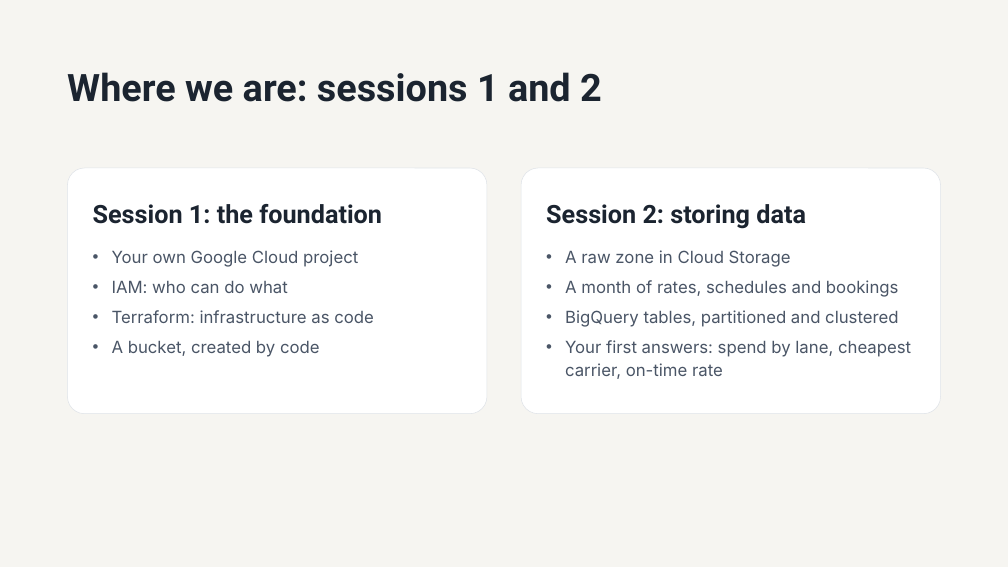
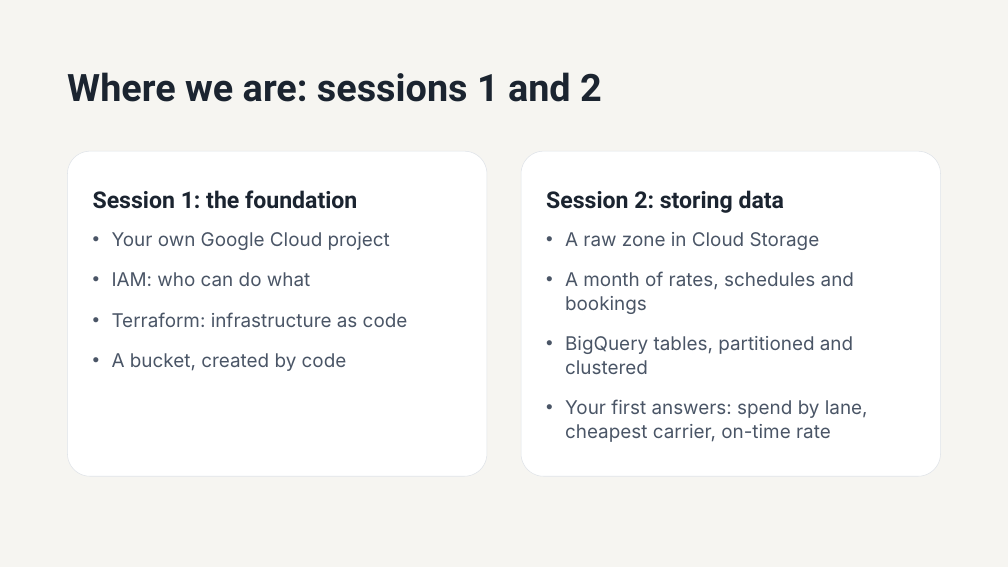
Before and after one commit to 1768SAIKUMAR/cloud-computing-srh, a slide deck: slide 3 of sessions/03-batch-streams-and-architecture-patterns/slides/session-03-batch-streams-and-architecture-patterns.pptx. Drawn at 1008x567 pixels with LibreOffice and Linux fonts; fonts in the diff are those of the drawing. Boxes give left, top, right and bottom in pixels: in the first picture for what was removed or moved away, otherwise in the second. Text is boxed around its words. In the diff, an @@ line names an element or a change of style, - is before the commit and + after.

```diff
--- a/sessions/03-batch-streams-and-architecture-patterns/slides/session-03-batch-streams-and-architecture-patterns.pptx
+++ b/sessions/03-batch-streams-and-architecture-patterns/slides/session-03-batch-streams-and-architecture-patterns.pptx
@@ rounded rectangle: place and size @@
-rounded rectangle at <box>67,168,487,414</box>
+rounded rectangle at <box>67,151,487,476</box>
@@ text "Session 1: the foundation": place and size @@
-text "Session 1: the foundation" at <box>93,204,382,224</box>
+text "Session 1: the foundation" at <box>93,190,357,209</box>
@@ text "Session 1: the foundation" at <box>93,190,357,209</box>: size 24 to 22 pt @@
@@ rounded rectangle: place and size @@
-rounded rectangle at <box>521,168,941,414</box>
+rounded rectangle at <box>521,151,941,476</box>
@@ text "Session 2: storing data" at <box>546,190,785,213</box>: size 24 to 22 pt @@
@@ text "Session 2: storing data": place and size @@
-text "Session 2: storing data" at <box>546,204,806,229</box>
+text "Session 2: storing data" at <box>546,190,785,213</box>
@@ text "Your own Google Cloud project": place and size @@
-text "Your own Google Cloud project" at <box>112,250,374,357</box>
+text "Your own Google Cloud project" at <box>112,232,408,371</box>
@@ text "Your own Google Cloud project" at <box>112,232,408,371</box>: size 16 to 18 pt; more space between paragraphs @@
@@ text "A raw zone in Cloud ...": place and size @@
-text "A raw zone in Cloud ..." at <box>565,250,911,379</box>
+text "A raw zone in Cloud ..." at <box>565,232,868,442</box>
@@ text "A raw zone in Cloud ..." at <box>565,232,868,442</box>: size 16 to 18 pt; more space between paragraphs @@
```
Also in this commit, not shown: 9 other slides changed.
